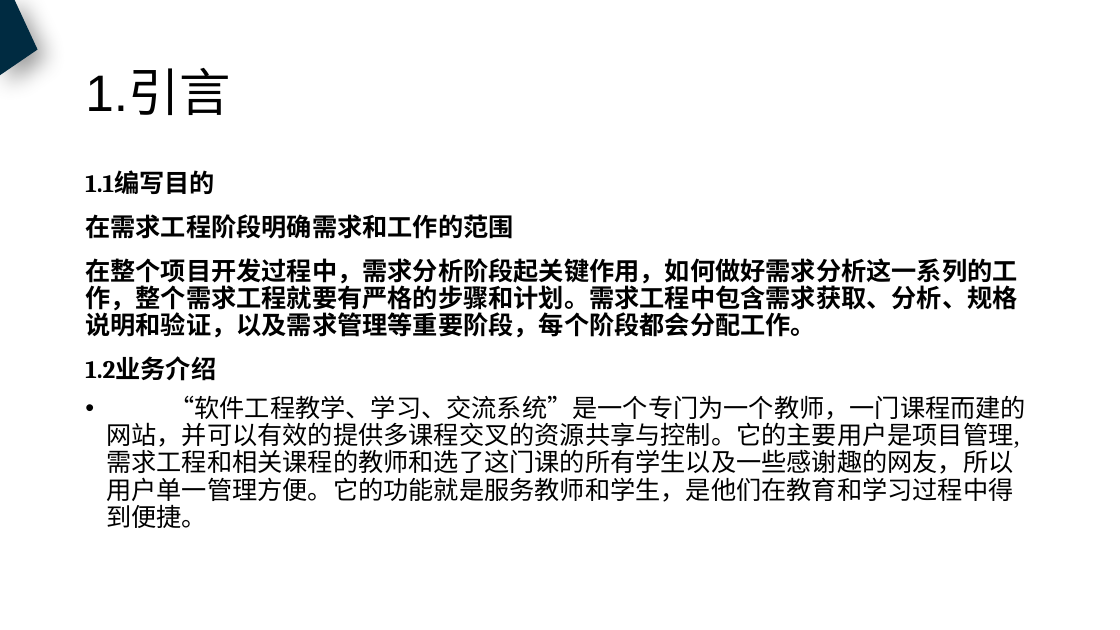
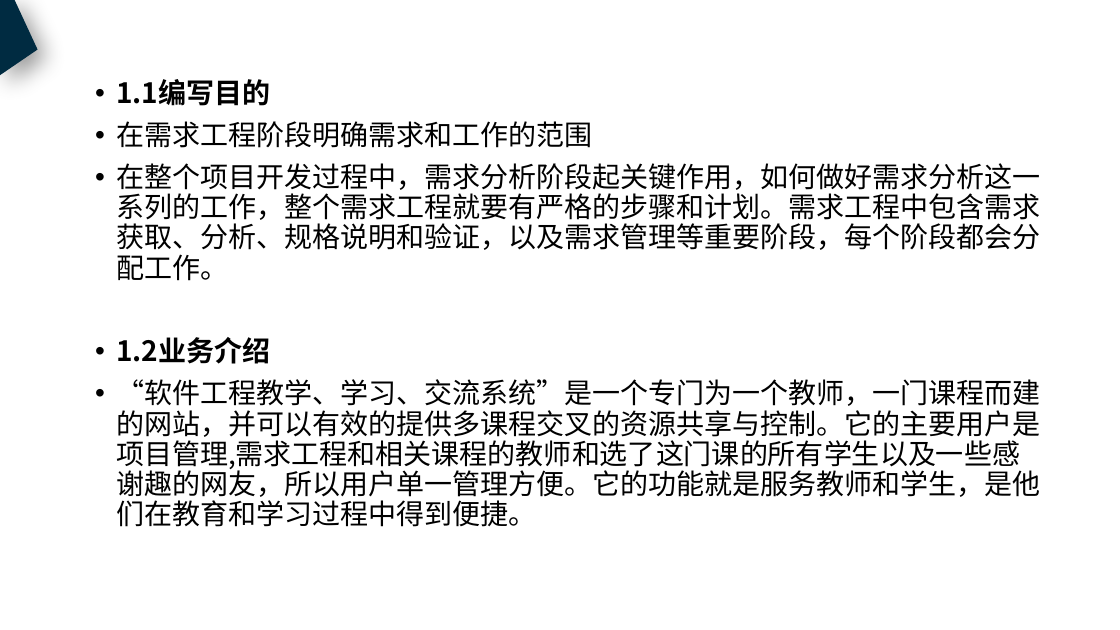
Before and after one commit to PRD2018-G18/PRD2018, a slide deck: slide 5 of 非受控文档/过程文档/需求工程计划.pptx (slide 4 before the commit). Drawn at 1120x630 pixels with LibreOffice and Linux fonts; fonts in the diff are those of the drawing. Boxes give left, top, right and bottom in pixels: in the first picture for what was removed or moved away, otherwise in the second. Text is boxed around its words. In the diff, an @@ line names an element or a change of style, - is before the commit and + after.

Commit message:
需求工程计划及项目开发计划PPT（新）

```diff
--- a/非受控文档/过程文档/需求工程计划.pptx
+++ b/非受控文档/过程文档/需求工程计划.pptx
@@ title removed at box(85, 70, 231, 115) @@
-1.引言
@@ text at box(116, 79, 1040, 527): text changed; size 21.6 to 24 pt; font Arial to Noto Sans CJK SC @@
-• 1.1编写目的 在需求工程阶段明确需求和工作的范围 在整个项目开发过程中，需求分析阶段起关键作用，如何做好需求分析这一系列的工作，整个需求工程就要有严格的步骤和计划。需求工程中包含需求获取、分析、规格说明和验证，以及需求管理等重要阶段，每个阶段都会分配工作。 1.2业务介绍 “软件工程教学、学习、交流系统”是一个专门为一个教师，一门课程而建的网站，并可以有效的提供多课程交叉的资源共享与控制。它的主要用户是项目管理,需求工程和相关课程的教师和选了这门课的所有学生以及一些感谢趣的网友，所以用户单一管理方便。它的功能就是服务教师和学生，是他们在教育和学习过程中得到便捷。
+• 1.1编写目的
+• 在需求工程阶段明确需求和工作的范围
+• 在整个项目开发过程中，需求分析阶段起关键作用，如何做好需求分析这一系列的工作，整个需求工程就要有严格的步骤和计划。需求工程中包含需求获取、分析、规格说明和验证，以及需求管理等重要阶段，每个阶段都会分配工作。
+• 1.2业务介绍
+• “软件工程教学、学习、交流系统”是一个专门为一个教师，一门课程而建的网站，并可以有效的提供多课程交叉的资源共享与控制。它的主要用户是项目管理,需求工程和相关课程的教师和选了这门课的所有学生以及一些感谢趣的网友，所以用户单一管理方便。它的功能就是服务教师和学生，是他们在教育和学习过程中得到便捷。
```
Also in this commit, not shown: 36 other slides changed, 18 slides added, 3 slides removed, 1 other file.
